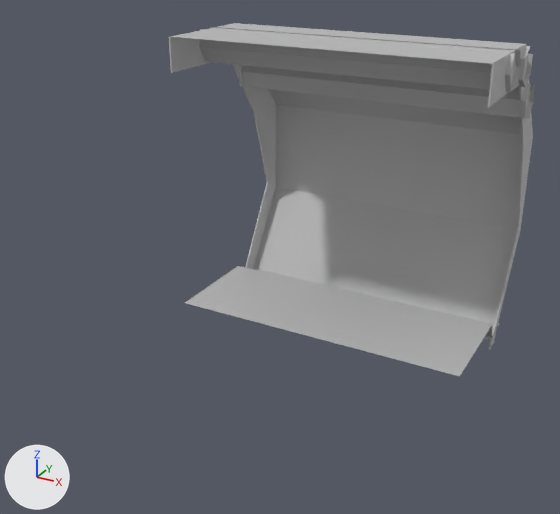
The FBX model Content/Geometry/Meshes/Corridor.fbx, before and after one commit.
The view is the same before and after, from a 50 mm lens placed at (0.381, -0.927, 0.494), pointed at (-0.028, -0.182, 0.122). Lighting does not change. The marker at lower left points along +X, +Y and +Z. Objects named as collision shapes, trigger or cutter boxes, shadow casters or lower levels of detail are left out. Where no turn or scale is listed for an object, it has been applied to the vertices.

Objects in the first picture: 'CorridorWall'.
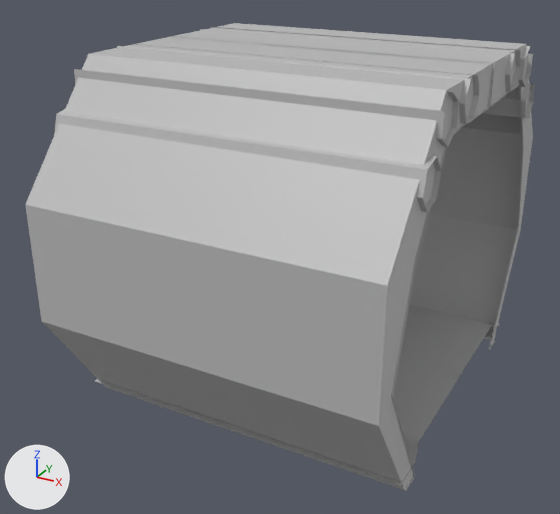
The newer file is also turned or shifted as a whole; pictures and numbers use the older file's frame.

The change in detail:
me_mesh_003 has 96 vertices, 57 faces and spans x -0.199..0.199, y -0.13..0.13, z -0.199..0.199.
me_mesh_003 is used by ob_corridorwall; location (-0.003, -0.02, 0.164).
me_mesh_003 part 1: the loose piece of 12 vertices spanning x -0.199..0.199, y 0.03..0.075, z 0.105..0.149 is copied, and the copy is turned -180 degrees about the z axis through its middle, then moved by (0.0, -0.361, 0.0); it spans x -0.199..0.199, y -0.331..-0.286, z 0.105..0.149.
me_mesh_003 part 2: the loose piece of 16 vertices spanning x -0.195..0.195, y -0.129..0.061, z -0.181..-0.16 is copied, and the copy is turned 180 degrees about the z axis through its middle, then moved by (0.0, -0.189, 0.0); it spans x -0.195..0.195, y -0.318..-0.127, z -0.181..-0.16.
me_mesh_003 part 3: the loose piece of 12 vertices spanning x -0.199..0.199, y -0.07..-0.023, z 0.159..0.199 is copied, and the copy is turned -180 degrees about the z axis through its middle, then moved by (0.0, -0.164, 0.0); it spans x -0.199..0.199, y -0.233..-0.187, z 0.159..0.199.
me_mesh_003 part 4: the loose piece of 44 vertices spanning x -0.196..0.196, y -0.13..0.13, z -0.199..0.199 is copied, and the copy is turned 180 degrees about the z axis through its middle, then moved by (0.0, -0.256, 0.0); it spans x -0.196..0.196, y -0.386..-0.127, z -0.199..0.199.
me_mesh_003 part 5: the loose piece of 12 vertices spanning x -0.199..0.199, y -0.004..0.036, z 0.15..0.197 is copied, and the copy is turned 180 degrees about the z axis through its middle, then moved by (0.0, -0.288, 0.0); it spans x -0.199..0.199, y -0.292..-0.252, z 0.15..0.197.

Where the change shows, as pixel boxes (x1, y1, x2, y2) in the pictures (560 x 514 px):
'CorridorWall', reshaped (39% wider, 32% taller)
    before: (169, 23, 535, 376)
    after: (25, 23, 535, 491)
part 1 of me_mesh_003, added
    after: (54, 108, 441, 212)
part 2 of me_mesh_003, added
    after: (95, 360, 460, 486)
part 3 of me_mesh_003, added
    after: (117, 44, 479, 124)
part 4 of me_mesh_003, added
    after: (25, 36, 495, 491)
part 5 of me_mesh_003, added
    after: (74, 55, 459, 147)
